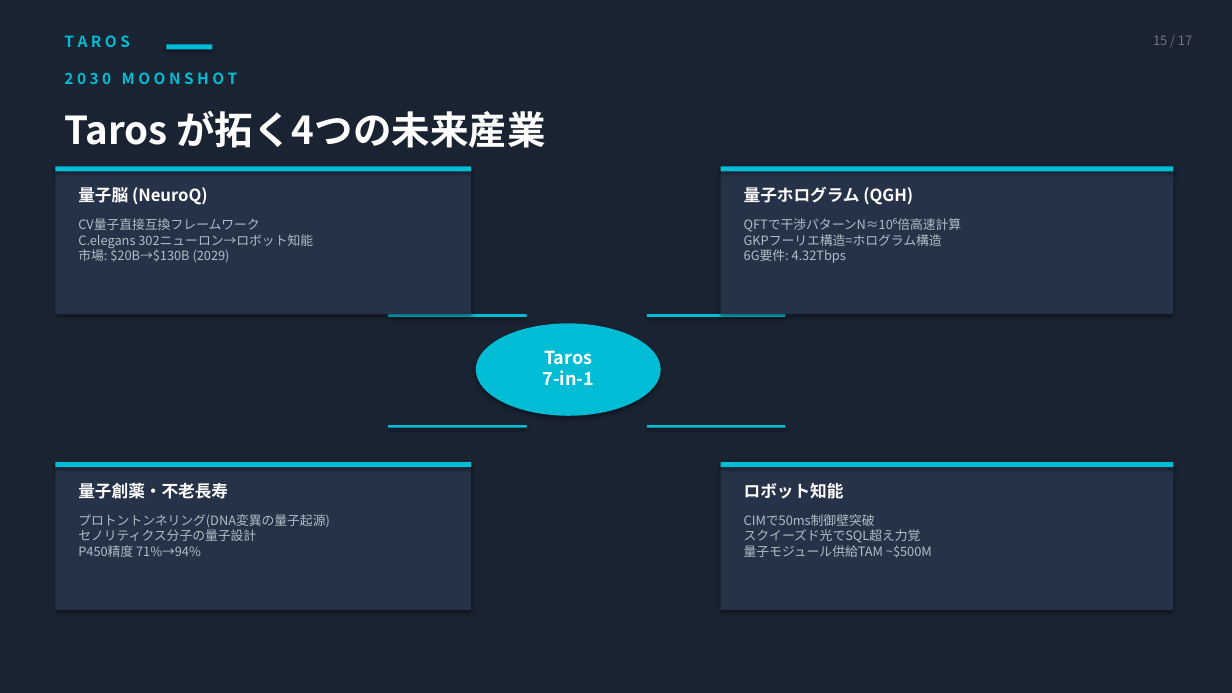
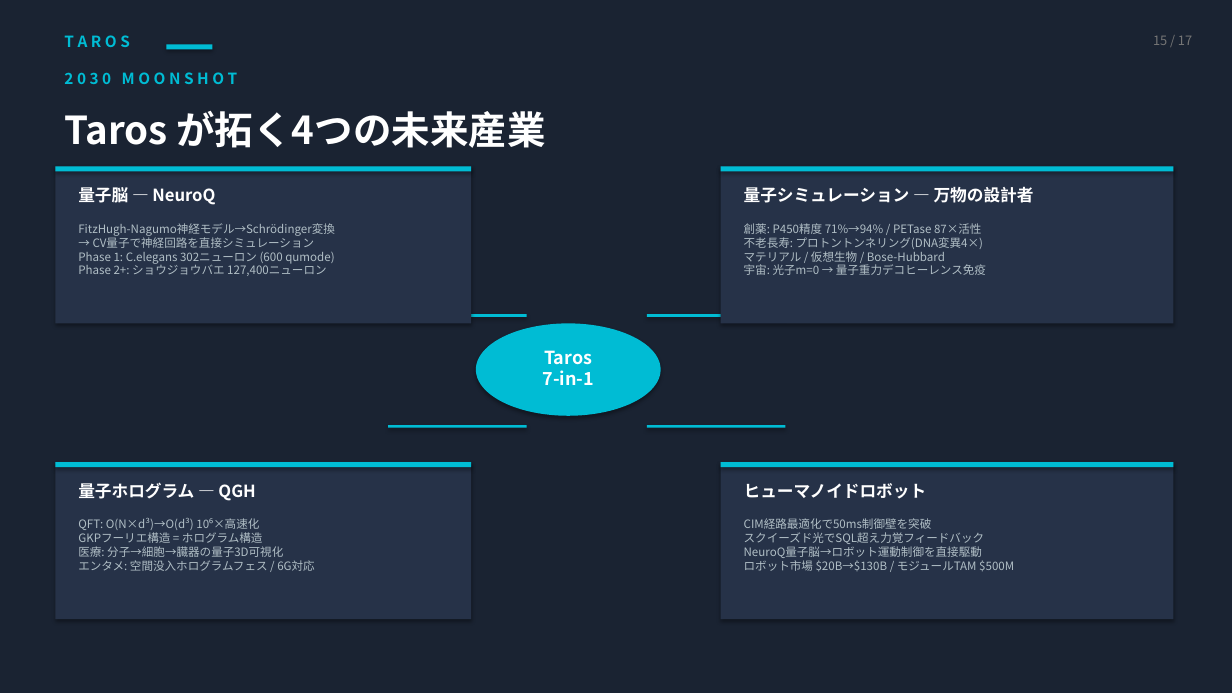
Before and after one commit to TomohiroTani28/Taros, a slide deck: slide 15 of assets/TAROS_Investor_Pitch_Revised.pptx. Drawn at 1232x693 pixels with LibreOffice and Linux fonts; fonts in the diff are those of the drawing. Boxes give left, top, right and bottom in pixels: in the first picture for what was removed or moved away, otherwise in the second. Text is boxed around its words. In the diff, an @@ line names an element or a change of style, - is before the commit and + after.

```diff
--- a/assets/TAROS_Investor_Pitch_Revised.pptx
+++ b/assets/TAROS_Investor_Pitch_Revised.pptx
@@ rectangle: place and size @@
-rectangle at [55,166,471,314]
+rectangle at [55,166,471,323]
@@ rectangle: place and size @@
-rectangle at [721,166,1174,314]
+rectangle at [721,166,1174,323]
@@ text at [78,187,215,205]: text changed @@
-量子脳 (NeuroQ)
+量子脳 — NeuroQ
@@ text at [744,186,1034,203]: text changed @@
-量子ホログラム (QGH)
+量子シミュレーション — 万物の設計者
@@ text at [78,223,335,276]: text changed; size 10 to 9 pt @@
-CV量子直接互換フレームワーク
-C.elegans 302ニューロン→ロボット知能
-市場: $20B→$130B (2029)
+FitzHugh-Nagumo神経モデル→Schrödinger変換
+→ CV量子で神経回路を直接シミュレーション
+Phase 1: C.elegans 302ニューロン (600 qumode)
+Phase 2+: ショウジョウバエ 127,400ニューロン
@@ text at [744,223,986,275]: text changed; size 10 to 9 pt @@
-QFTで干渉パターンN≈10⁶倍高速計算
-GKPフーリエ構造=ホログラム構造
-6G要件: 4.32Tbps
+創薬: P450精度 71%→94% / PETase 87×活性
+不老長寿: プロトントンネリング(DNA変異4×)
+マテリアル / 仮想生物 / Bose-Hubbard
+宇宙: 光子m=0 → 量子重力デコヒーレンス免疫
@@ rectangle: place and size @@
-rectangle at [55,462,471,610]
+rectangle at [55,462,471,619]
@@ rectangle: place and size @@
-rectangle at [721,462,1174,610]
+rectangle at [721,462,1174,619]
@@ text at [78,482,255,501]: text changed @@
-量子創薬・不老長寿
+量子ホログラム — QGH
@@ text at [744,483,927,499]: text changed @@
-ロボット知能
+ヒューマノイドロボット
@@ text at [78,518,314,571]: text changed; size 10 to 9 pt @@
-プロトントンネリング(DNA変異の量子起源)
-セノリティクス分子の量子設計
-P450精度 71%→94%
+QFT: O(N×d³)→O(d³) 10⁶×高速化
+GKPフーリエ構造 = ホログラム構造
+医療: 分子→細胞→臓器の量子3D可視化
+エンタメ: 空間没入ホログラムフェス / 6G対応
@@ text at [744,518,1014,571]: text changed; size 10 to 9 pt @@
-CIMで50ms制御壁突破
-スクイーズド光でSQL超え力覚
-量子モジュール供給TAM ~$500M
+CIM経路最適化で50ms制御壁を突破
+スクイーズド光でSQL超え力覚フィードバック
+NeuroQ量子脳→ロボット運動制御を直接駆動
+ロボット市場 $20B→$130B / モジュールTAM $500M
```
Also in this commit, not shown: 2 other files.
